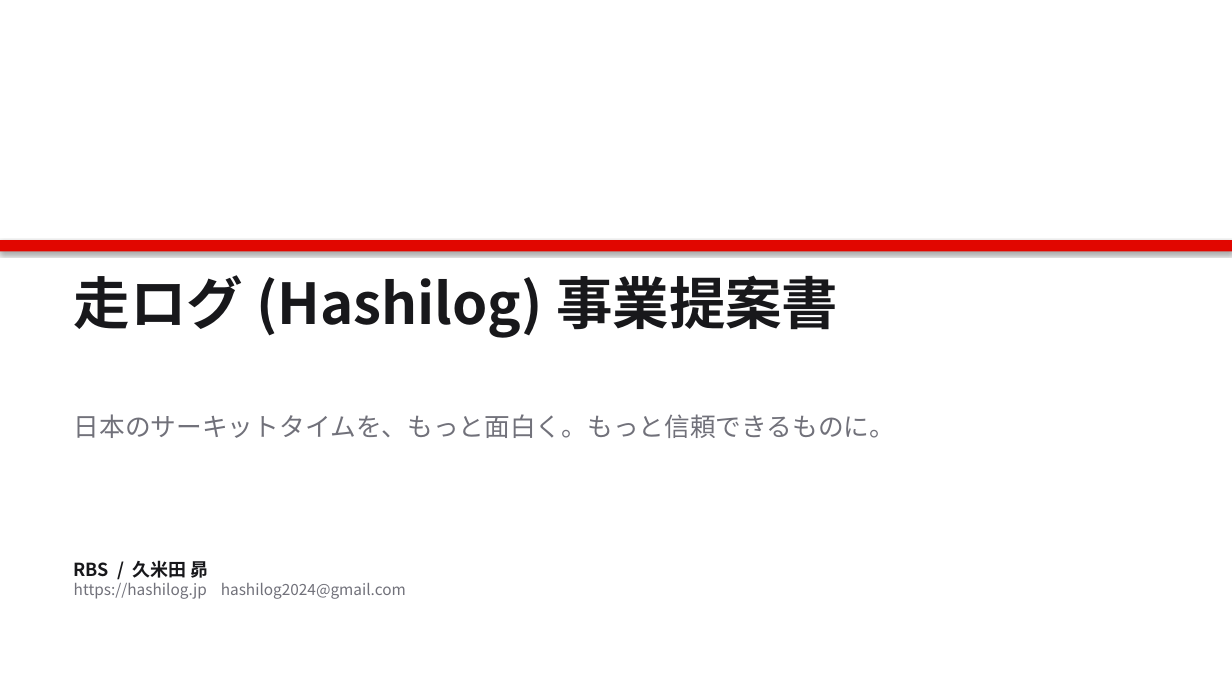
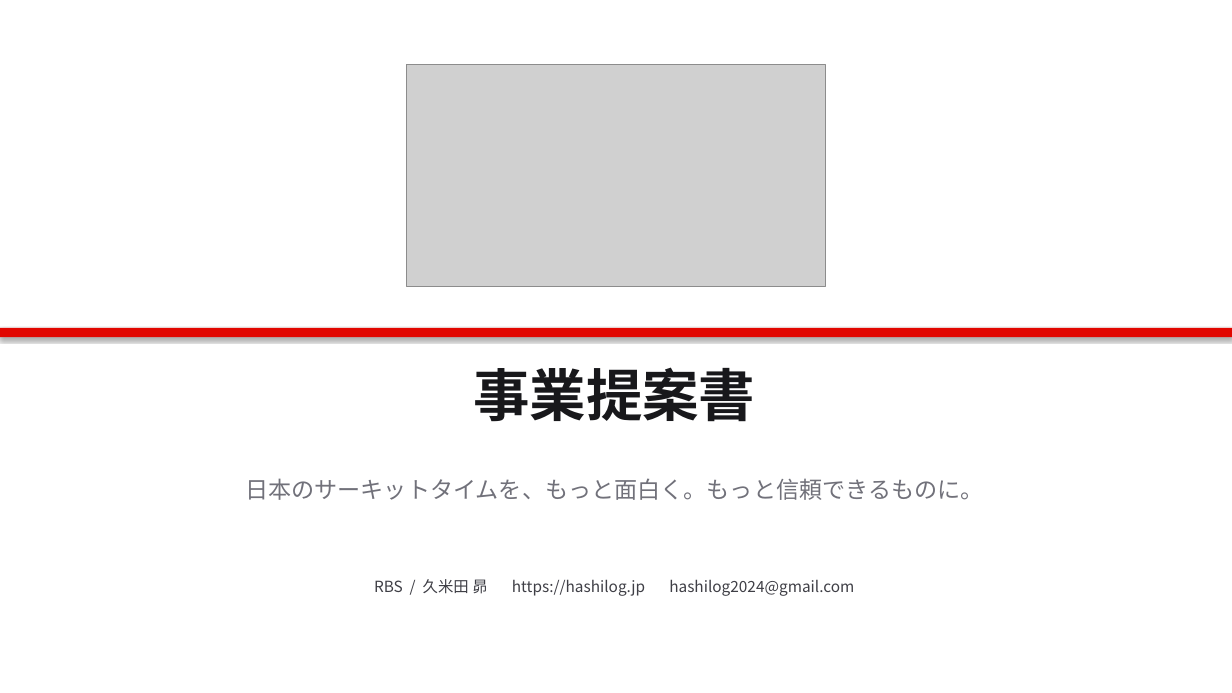
Before and after one commit to amebouzu/hashilog, a slide deck: slide 1 of docs/PROPOSAL.pptx. Drawn at 1232x693 pixels with LibreOffice and Linux fonts; fonts in the diff are those of the drawing; grey boxes stand for pictures. Boxes give left, top, right and bottom in pixels: in the first picture for what was removed or moved away, otherwise in the second. Text is boxed around its words. In the diff, an @@ line names an element or a change of style, - is before the commit and + after.

```diff
--- a/docs/PROPOSAL.pptx
+++ b/docs/PROPOSAL.pptx
@@ picture added at bbox=[407, 65, 826, 287] @@
@@ rectangle: place and size @@
-rectangle at bbox=[0, 240, 1232, 251]
+rectangle at bbox=[0, 328, 1232, 337]
@@ text at bbox=[473, 367, 755, 422]: text changed @@
-走ログ (Hashilog) 事業提案書
+事業提案書
@@ text "日本のサーキットタイムを、もっと面白く。もっと信頼できるものに。": place and size @@
-text "日本のサーキットタイムを、もっと面白く。もっと信頼できるものに。" at bbox=[74, 414, 896, 438]
+text "日本のサーキットタイムを、もっと面白く。もっと信頼できるものに。" at bbox=[245, 478, 983, 500]
@@ text "日本のサーキットタイムを、もっと面白く。もっと信頼できるものに。" at bbox=[245, 478, 983, 500]: size 20 to 18 pt; alignment left to centre @@
@@ text at bbox=[374, 579, 854, 596]: text changed; text colour #71717A to #3F3F46 @@
-RBS / 久米田 昴
-https://hashilog.jp hashilog2024@gmail.com
+RBS / 久米田 昴 https://hashilog.jp hashilog2024@gmail.com
```
Also in this commit, not shown: 9 other slides changed, 9 slides removed, 3 other files.
